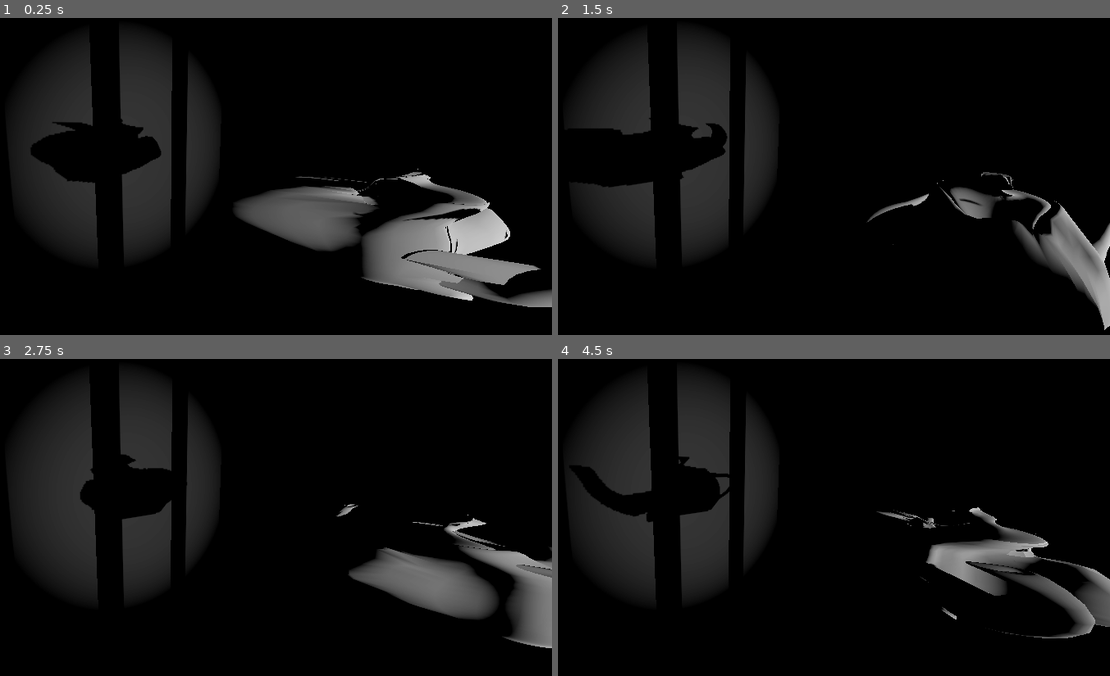
Above: before the commit, frames 1-4 (two rows, left to right).
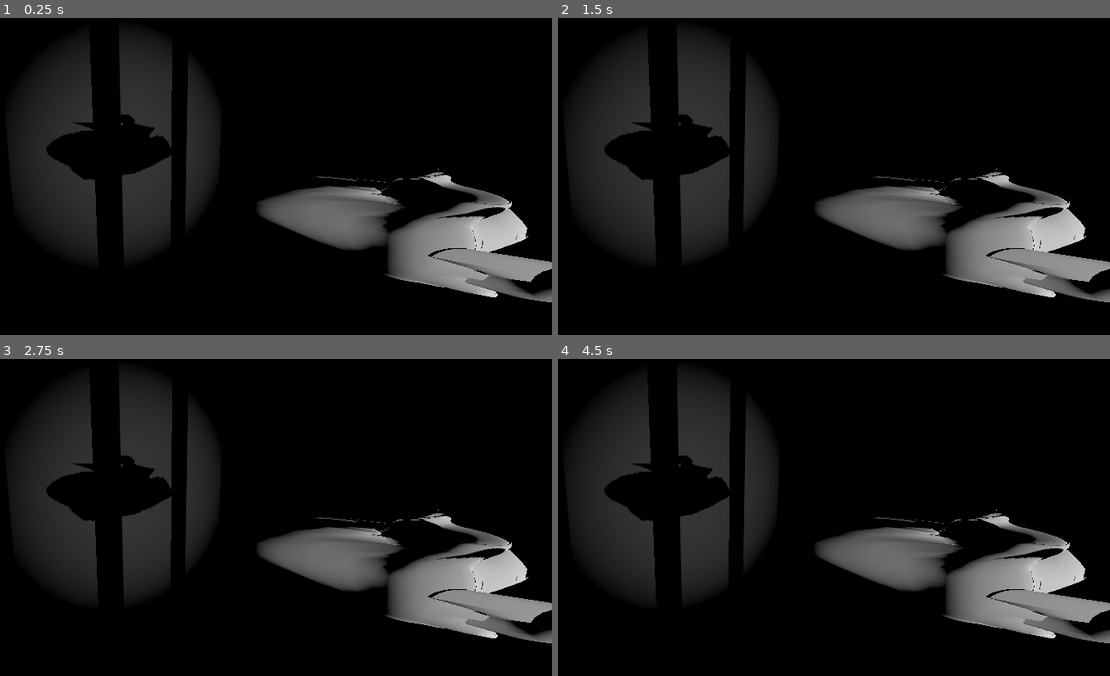
Above: after the commit, the same moments.

Repository: pragmatic-antithesis/in-the-shadows
Game: Godot game, scene res://scenes/main.tscn
Same seed, same stepped clock (60 frames per second), same inputs: the game is played once before the commit and once after it.
Inputs (mouse positions are in pixels of both pictures, inside the frame that each line leads up to):
- Up to frame 1 (0.25 s): no input
- Up to frame 2 (1.5 s): tap Enter at 0.5 s; move the mouse to (927, 135) at 0.52 s; hold Shift (grab_control) 0.53-1.25 s; click (927, 135) at 0.67 s; tap Space at 1.25 s; drag from (651, 173) to (751, 227) at 1.27 s
- Up to frame 3 (2.75 s): tap Enter at 2 s; move the mouse to (292, 416) at 2.02 s; hold Shift (grab_control) from 2.03 s (still down); click (292, 416) at 2.17 s
- Up to frame 4 (4.5 s): release Shift (grab_control) at 2.75 s; tap Space at 2.75, 4.25 s; drag from (751, 568) to (585, 441) at 2.77 s; tap Enter at 3.5 s; move the mouse to (977, 552) at 3.52 s; hold Shift (grab_control) 3.53-4.25 s; click (977, 552) at 3.67 s; drag from (585, 441) to (684, 403) at 4.27 s

The runs differ from the first frame. In frame 1, 9.0% of the frame differs, in the area x 5-100%, y 30-92%; in frame 2, 13%, in the area x 2-100%, y 30-99%; in frame 3, 12%; in frame 4, 13%.

Commit message:
better behaviour

Diff:
--- a/scenes/puzzle.tscn
+++ b/scenes/puzzle.tscn
@@ -6,7 +6,7 @@
 [ext_resource type="Material" uid="uid://cgr7jfp4pui31" path="res://shaders/highlight.tres" id="4_3asjn"]
 
 [sub_resource type="BoxShape3D" id="BoxShape3D_5ifmx"]
-size = Vector3(2.80949, 1.23096, 5.13813)
+size = Vector3(5.21886, 1.23096, 7.34337)
 
 [sub_resource type="StandardMaterial3D" id="StandardMaterial3D_3asjn"]
 
@@ -29,7 +29,7 @@
 script = ExtResource("1_5ifmx")
 
 [node name="Collision" type="CollisionShape3D" parent="TeaPot"]
-transform = Transform3D(-0.999999, 1.52575e-09, 8.74049e-08, 8.21194e-14, 0.999848, -0.0174525, -8.74181e-08, -0.0174525, -0.999848, -0.175682, 9.13693, -5.41516)
+transform = Transform3D(-0.999999, 1.52575e-09, 8.74049e-08, 8.21194e-14, 0.999848, -0.0174525, -8.74181e-08, -0.0174525, -0.999848, -0.609107, 9.13055, -5.78063)
 shape = SubResource("BoxShape3D_5ifmx")
 
 [node name="Mesh" type="MeshInstance3D" parent="TeaPot/Collision"]
@@ -45,5 +45,6 @@
 mesh = SubResource("ArrayMesh_3asjn")
 surface_material_override/0 = ExtResource("4_3asjn")
 
+[connection signal="input_event" from="TeaPot" to="TeaPot" method="_on_input_event"]
 [connection signal="mouse_entered" from="TeaPot" to="TeaPot" method="_on_mouse_entered"]
 [connection signal="mouse_exited" from="TeaPot" to="TeaPot" method="_on_mouse_exited"]
--- a/scripts/puzzle.gd
+++ b/scripts/puzzle.gd
@@ -1,19 +1,24 @@
 extends Area3D
-
-#TeaPot 1, -179 0
-#Elephanto 84 -0.5 -175.8
 
 const move_speed: float = 0.01
 const SPOT_CENTER = Vector2(2.6, 8.2)
 const SPOT_RADIUS = 5.0
+var outline: StandardMaterial3D
+var selected: bool = false
 @onready var mesh_outline: MeshInstance3D = $Collision/Mesh/Outline
-var outline: StandardMaterial3D
 
 func _ready() -> void:
 	mesh_outline.hide()
 	outline = mesh_outline.get_surface_override_material(0)
 
+func _on_input_event(_camera: Node, _event: InputEvent, _event_position: Vector3, _normal: Vector3, _shape_idx: int) -> void:
+	if not selected and Input.is_mouse_button_pressed(MOUSE_BUTTON_LEFT):
+		selected = true
+		outline.emission_energy_multiplier = 3.0
+
 func _input(event: InputEvent) -> void:
+	if not selected: return
+	outline.emission_energy_multiplier = 3.0
 	var puzzle_piece: MeshInstance3D = $Collision/Mesh
 	if Input.is_mouse_button_pressed(MOUSE_BUTTON_LEFT):
 		if Input.is_action_pressed("vertical_rotate"):
@@ -34,6 +39,7 @@
 	if event is InputEventMouseButton and not event.pressed:
 		Input.set_default_cursor_shape(Input.CURSOR_ARROW)
 		puzzle_piece.check_piece_solution()
+		_on_mouse_exited()
 
 
 func _get_clamped_move(piece: Node3D, move: Vector3) -> Vector3:
@@ -50,13 +56,6 @@
 		return Vector3(clamped_move_2d.x, clamped_move_2d.y, move.z)
 	return move
 
-#func _on_input_event(_camera: Node, event: InputEvent, event_position: Vector3, _normal: Vector3, _shape_idx: int) -> void:
-	#if event is InputEventMouse:
-		#mesh_outline.show()
-
-#		var outline: StandardMaterial3D = mesh_outline.get_surface_override_material(0)
-#		outline.emission_energy_multiplier = 3.0
-
 
 func _on_mouse_entered() -> void:
 	var tween: Tween = create_tween()
@@ -64,6 +63,9 @@
 	tween.tween_property(outline, "emission_energy_multiplier", 0.42, 0.3)
 
 func _on_mouse_exited() -> void:
+	if Input.is_mouse_button_pressed(MOUSE_BUTTON_LEFT):
+		return
+	selected = false
 	var tween: Tween = create_tween()
 	tween.tween_property(outline, "emission_energy_multiplier", 0.0, 0.2)
 	tween.tween_callback(Callable(mesh_outline, "hide"))
